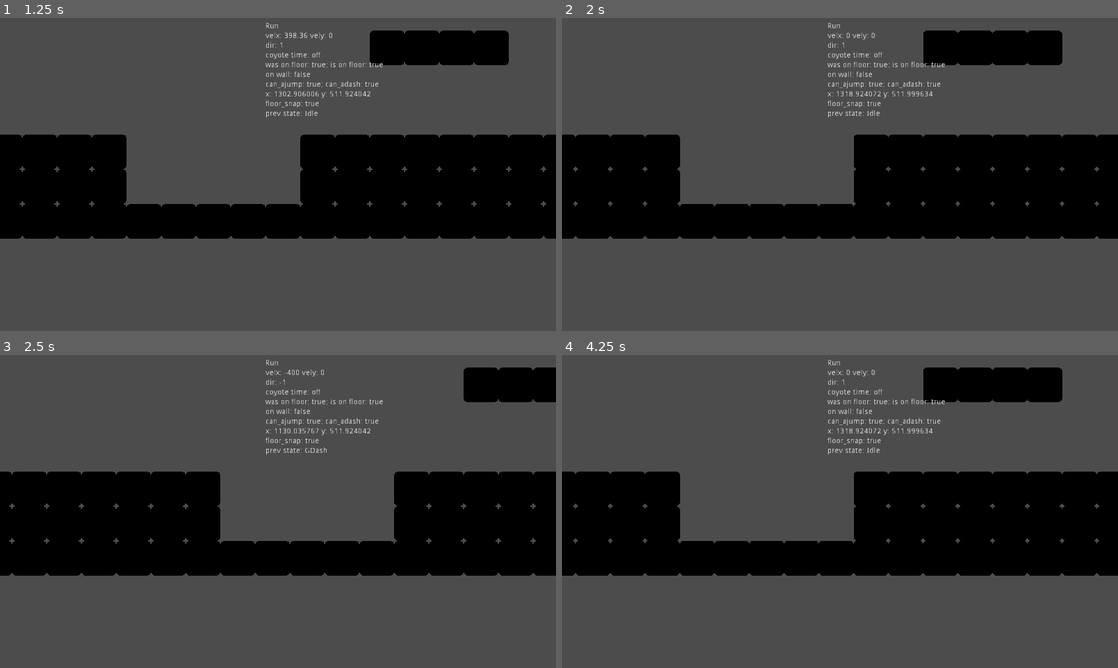
Above: before the commit, frames 1-4 (two rows, left to right).
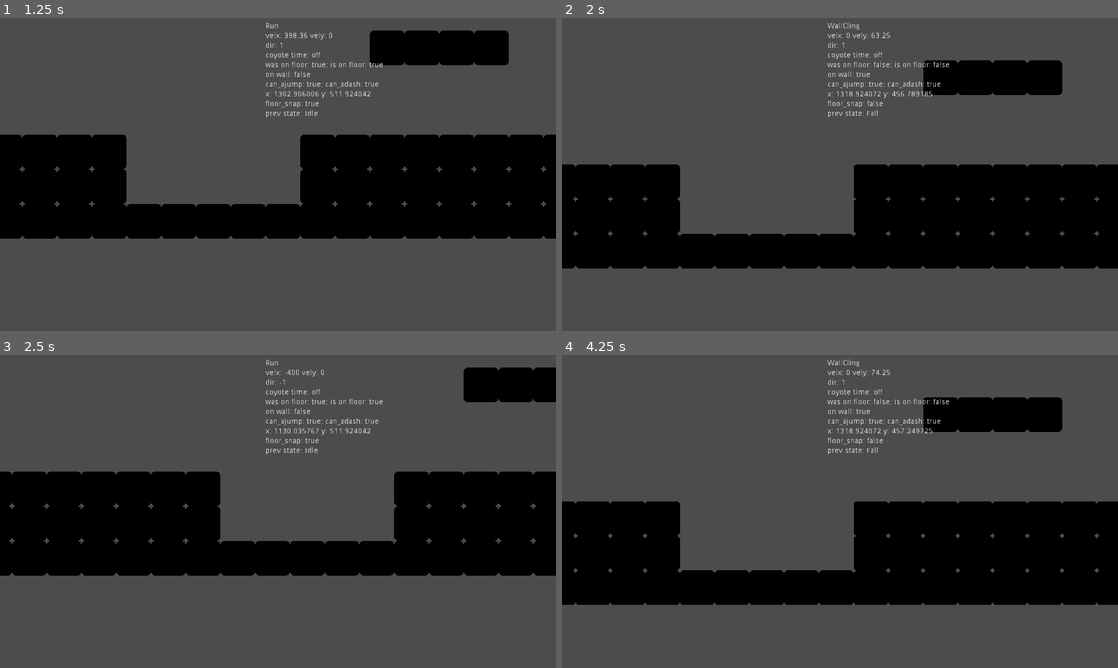
Above: after the commit, the same moments.

Repository: azylazide/godot-player-statemachine
Game: Godot game, scene res://fsm/fsm.tscn
Two runs of this game, one before a commit and one after it. Both use one fixed random seed, a clock stepped at 60 frames per second and the inputs below. The engine's default icon, where the game draws it, is replaced by a stand-in: a white triangle on a blue panel in a dark square.
Inputs:
- Up to frame 1 (1.25 s): hold Right (right) from 0.53 s (still down); hold X (dash) from 0.53 s (still down); tap Up (jump) at 0.77 s
- Up to frame 2 (2 s): keep holding Right (right); release X (dash) at 1.28 s; tap X (dash) at 1.35 s; tap Up (jump) at 1.52 s
- Up to frame 3 (2.5 s): release Right (right) at 2.03 s; hold Left (left) from 2.03 s (still down); hold X (dash) from 2.03 s (still down)
- Up to frame 4 (4.25 s): release Left (left) at 2.78 s; release X (dash) at 2.78 s; hold Right (right) from 2.78 s (still down); tap X (dash) at 2.85 s; tap Up (jump) at 3.02, 3.77 s; hold X (dash) from 3.53 s (still down)

Frame 1 is identical in both runs. In frame 2, 24% of the frame differs, in the area x 0-100%, y 1-81%; in frame 3, less than 0.1%; in frame 4, 24%.

Commit message:
tring to implement wall cooldown when moving away wall remove wall angle check for now due to not detecting right wall

Diff:
--- a/fsm/fsm.tscn
+++ b/fsm/fsm.tscn
@@ -58,3 +58,9 @@
 repeat = true
 playback_process_mode = 0
 playback/repeat = true
+
+[node name="StaticBody2D" type="StaticBody2D" parent="."]
+position = Vector2( -2112, 0 )
+
+[node name="CollisionPolygon2D" type="CollisionPolygon2D" parent="StaticBody2D"]
+polygon = PoolVector2Array( 0, 0, -8, -512, 64, -512, 72, 0 )
--- a/fsm/player/Fall.gd
+++ b/fsm/player/Fall.gd
@@ -1,5 +1,8 @@
 extends "res://fsm/player/OnAir.gd"
 
+func enter(_prev_info:={}) -> void:
+	.enter(_prev_info)
+	player.wall_cooldown.stop()
 
 func state_physics(_delta: float) -> void:
 	.state_physics(_delta)
@@ -8,8 +11,8 @@
 	if player.on_wall:
 		var direction = player.get_direction()
 		if direction != 0:
-			if player.wall_normal != Vector2.ZERO and direction*player.wall_normal.x < 0:
-#				print("wall clingable")
+			if player.wall_normal != Vector2.ZERO and direction*player.wall_normal.x < 0 and player.wall_cooldown.is_stopped():
+				print("wall clingable")
 				state_machine.switch_states("WallCling")
 			elif player.wall_normal.x == 0.0:
 				player.wall_normal.x = -direction
--- a/fsm/player/WallCling.gd
+++ b/fsm/player/WallCling.gd
@@ -6,6 +6,8 @@
 	#halt momentum at start of wall slide
 	player.velocity.x = 0
 	player.velocity.y = 0
+
+	player.wall_cooldown.start()
 	pass
 
 func state_physics(_delta: float) -> void:
--- a/fsm/player/player.gd
+++ b/fsm/player/player.gd
@@ -12,6 +12,7 @@
 export(float) var DASH_TIME = 0.2
 export(float) var DASH_COOLDOWN_TIME = 0.3
 export(float) var GAP_LENGTH = 12.5
+export(float) var WALL_COOLDOWN_TIME = 0.2
 
 var velocity:= Vector2.ZERO
 var jump_force: float
@@ -37,10 +38,10 @@
 var can_ajump:= true
 
 onready var jump_bufferer:= $JumpBufferTime
-var can_wcling:= false
 
 onready var floor_cast:= $FloorRayCast
 
+onready var wall_cooldown:= $WallClingTime
 onready var left_raycast:= $WallRayCast/LeftRay
 onready var right_raycast:= $WallRayCast/RightRay
 
@@ -68,6 +69,8 @@
 # warning-ignore:return_value_discarded
 	coyote_timer.connect("timeout",self,"_reset_coyote_time")
 	jump_bufferer.wait_time = JUMP_BUFFER_TIME
+
+	wall_cooldown.wait_time = WALL_COOLDOWN_TIME
 
 	pass
 
@@ -144,17 +147,13 @@
 	#check left
 	elif left:
 		wall_normal = left_raycast.get_collision_normal()
-		#check for valid wall angle
-		if atan2(wall_normal.y,wall_normal.x) == 0:
-			return true
-		return false
+		#TO DO: check for valid wall angle
+		return true
 	#check right
 	elif right:
 		wall_normal = right_raycast.get_collision_normal()
-		#check for valid wall angle
-		if atan2(wall_normal.y,wall_normal.x) == 0:
-			return true
-		return false
+		#TO DO: check for valid wall angle
+		return true
 	#no wall
 	else:
 		return false
@@ -173,11 +172,11 @@
 #movement parameter calculations
 
 func _gravity(h: float, vx: float, x: float) -> float:
-	var output = 2*(h*_tile_units*pow(vx*_tile_units,2))/(pow(x*_tile_units/2.0,2))
+	var output: float = 2*(h*_tile_units*pow(vx*_tile_units,2))/(pow(x*_tile_units/2.0,2))
 	return output
 
 func _jump_vel(h: float, x: float) -> float:
-	var output = (2*h*_tile_units*MAX_WALK_TILE*_tile_units)/(x*_tile_units/2.0)
+	var output: float = (2*h*_tile_units*MAX_WALK_TILE*_tile_units)/(x*_tile_units/2.0)
 	return output
 
 func _dash_speed() -> float:
--- a/fsm/player/player.tscn
+++ b/fsm/player/player.tscn
@@ -158,18 +158,18 @@
 
 [node name="RayCast2D" type="RayCast2D" parent="FloorRayCast"]
 enabled = true
-cast_to = Vector2( 0, 20 )
+cast_to = Vector2( 0, 10 )
 
 [node name="WallRayCast" type="Position2D" parent="."]
 position = Vector2( 0, -48 )
 
 [node name="LeftRay" type="RayCast2D" parent="WallRayCast"]
 enabled = true
-cast_to = Vector2( -44, 0 )
+cast_to = Vector2( -30, 0 )
 
 [node name="RightRay" type="RayCast2D" parent="WallRayCast"]
 enabled = true
-cast_to = Vector2( 44, 0 )
+cast_to = Vector2( 30, 0 )
 
 [node name="DashCooldown" type="Timer" parent="."]
 one_shot = true
@@ -179,3 +179,6 @@
 
 [node name="JumpBufferTime" type="Timer" parent="."]
 one_shot = true
+
+[node name="WallClingTime" type="Timer" parent="."]
+one_shot = true
